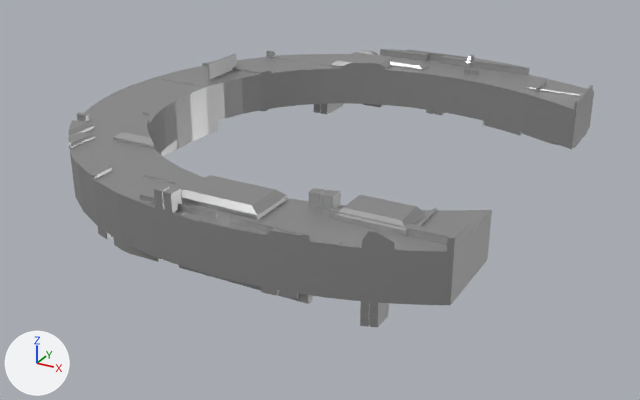
What one commit did to the glTF model public/assets/C.glb.
Before and after are seen from a 50 mm camera at (3.82, -6.56, 3.18) aimed at (0.15, 0.11, -0.16). Lighting does not change. The marker at lower left points along +X, +Y and +Z. Vertices at the same position are counted once.

The scene before the commit, as lines of its bpy script (objects in view):
```python
me_cube_003 = bpy.data.meshes.new('Cube.003')
me_cube_003.from_pydata(...)  # 1162 vertices, 2320 faces; spans x -2.11..2.13, y -2.13..2.7, z 0.02..0.77
me_cube_003.materials.append(mat_basemetal_light_mtl)  # grey #b1b1b1
ob_letter = bpy.data.objects.new('Letter', me_cube_003)
ob_letter.location = (0.0, 0.0, 0.0)
```
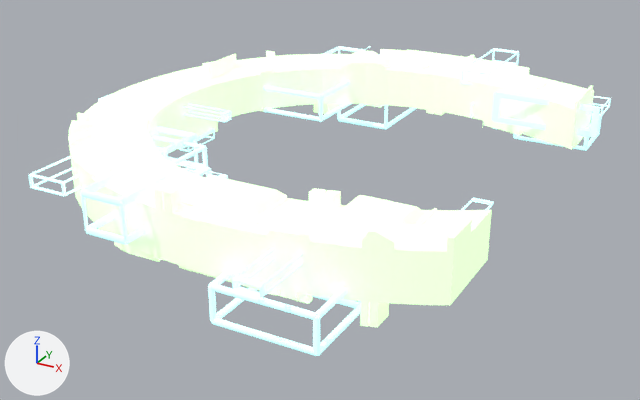
Changed parts and their boxes (x1, y1, x2, y2) in the pictures (640 x 400 px):
'Letter', reshaped (11% wider, 11% taller): before (68, 49, 594, 327); after (28, 46, 611, 356)
part 1 of me_cube_003, built on: before (321, 56, 426, 63); after (28, 46, 494, 356)
part 2 of me_cube_003, added: after (461, 48, 611, 151)
part 3 of me_cube_003, recoloured (grey to white): (68, 49, 594, 327) in both

The change, as a list of edits to the scene's bpy script:
```text
Add mat_emission_blue_mtl:
    mat_emission_blue_mtl = principled_material('Emission_blue_mtl')
    mat_emission_blue_mtl.base_color = (0.8, 0.8, 0.8)  # white #e7e7e7
    mat_emission_blue_mtl.emission_color = (0.346, 1.0, 1.0)  # cyan #9fffff
    mat_emission_blue_mtl.emission_strength = 1.0
Add mat_emission_green_mtl:
    mat_emission_green_mtl = principled_material('Emission_green_mtl')
    mat_emission_green_mtl.base_color = (0.8, 0.8, 0.8)  # white #e7e7e7
    mat_emission_green_mtl.emission_color = (0.49, 1.0, 0.35)  # green #baffa0
    mat_emission_green_mtl.emission_strength = 1.0
Change me_cube_003:
    used by ob_letter; location = (0.0, 0.0, 0.0)
    remove me_cube_003.from_pydata(...)  # 1162 vertices, 2320 faces; spans x -2.11..2.13, y -2.13..2.7, z 0.02..0.77
    add me_cube_003.from_pydata(...)  # 22042 vertices, 45472 faces; spans x -2.33..2.26, y -2.57..3.08, z -0.1..0.77
    me_cube_003 part 1: 2 vertices moved within x -0.66..-0.43, y 2.12..2.46, z 0.6; 16560 vertices added at x -2.33..2.11, y -2.57..3.0, z -0.1..0.72
    me_cube_003 part 2: 4320 vertices added at x 0.77..2.26, y 1.75..3.08, z 0.03..0.72
    me_cube_003 part 3: 2308 faces spanning x -2.11..2.13, y -2.13..2.7, z 0.02..0.77 switch from mat_basemetal_light_mtl (grey #b1b1b1) to mat_emission_green_mtl (white #e7e7e7)
    add me_cube_003.materials.append(mat_emission_blue_mtl)  # white #e7e7e7
```
